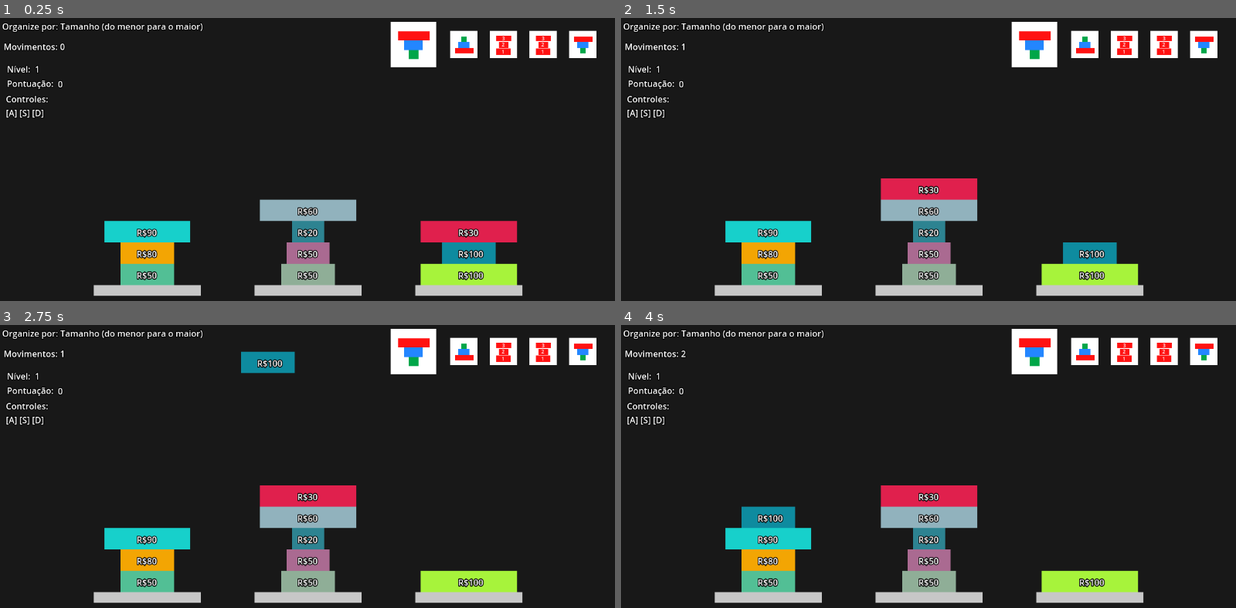
Above: before the commit, frames 1-4 (two rows, left to right).
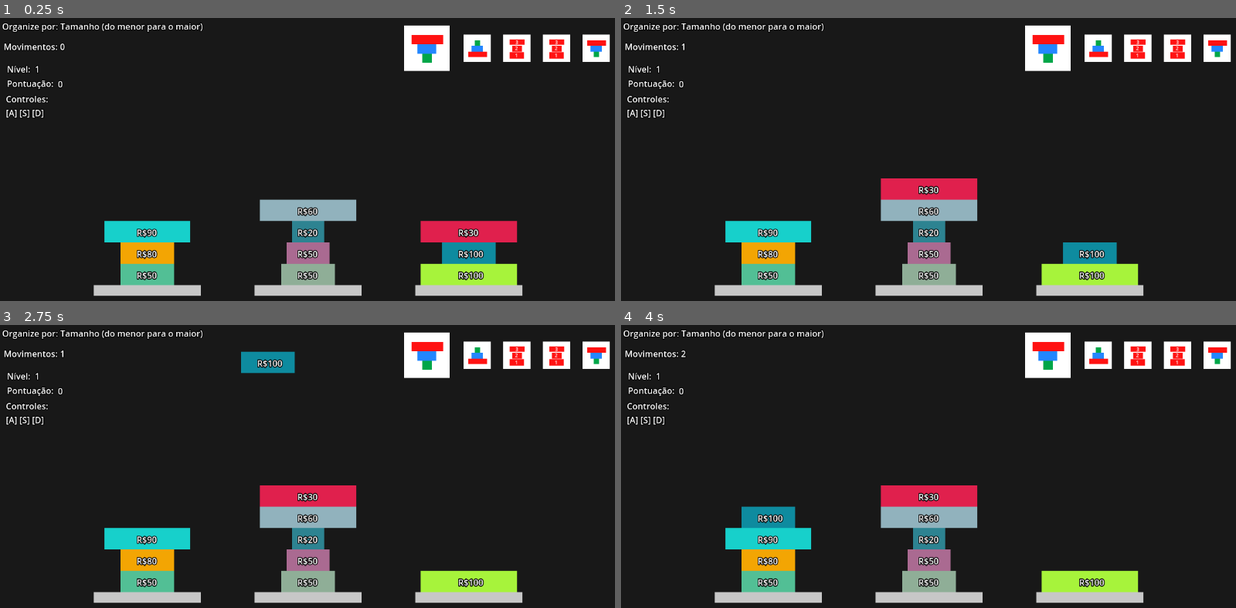
Above: after the commit, the same moments.

Repository: tiagoRaulino/stockholderRepo
Game: Godot game, scene res://scenes/game.tscn
The game is run twice, just before and just after one commit, with the same random seed, the same clock (stepped at 60 frames per second) and the same inputs.
Inputs:
- Up to frame 1 (0.25 s): no input
- Up to frame 2 (1.5 s): tap Enter at 0.5 s; hold D 0.53-1.28 s; tap Space at 1.25 s; hold S from 1.28 s (still down)
- Up to frame 3 (2.75 s): tap Enter at 2 s; release S at 2.03 s; hold D from 2.03 s (still down)
- Up to frame 4 (4 s): tap Space at 2.75 s; tap Enter at 3.5 s; release D at 3.53 s; hold A from 3.53 s (still down)

The runs differ from the first frame. In frame 1, 3.7% of the frame differs, in the area x 63-100%, y 1-19%; in frame 2, 3.7%; in frame 3, 3.7%; in frame 4, 3.7%.

Commit message:
aperfeiçoando

Diff:
--- a/scenes/game.tscn
+++ b/scenes/game.tscn
@@ -73,4 +73,4 @@
 script = ExtResource("2_8n4um")
 
 [node name="ObjectiveIconsOrigin" type="Node2D" parent="."]
-position = Vector2(392, 113)
+position = Vector2(797, 57)
--- a/scripts/game.gd
+++ b/scripts/game.gd
@@ -18,7 +18,7 @@
 	for i in range(5):
 		create_objective()
 	objectives_manager.print_objectives()
-	objective_icons_origin.position = Vector2(window_width - (76 * 5), 50)
+	#objective_icons_origin.position = Vector2(window_width - (76 * 5), 50)
 	create_new_level()
 	var ScoringTreeScript = load("res://scripts/scoring_tree_node.gd")  # Ensure this is the correct path
 	scoring_tree = ScoringTreeScript.new()
